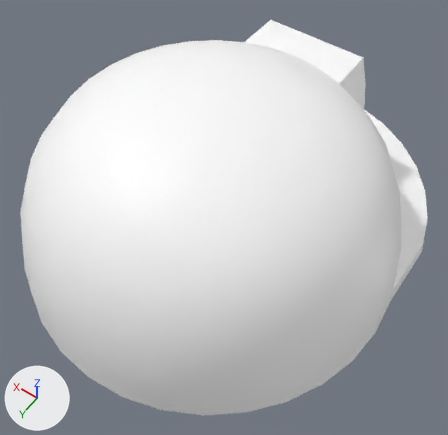
An edit to the FBX model FBX/rescue_workers_helmet.fbx, drawn before and after from the same camera.
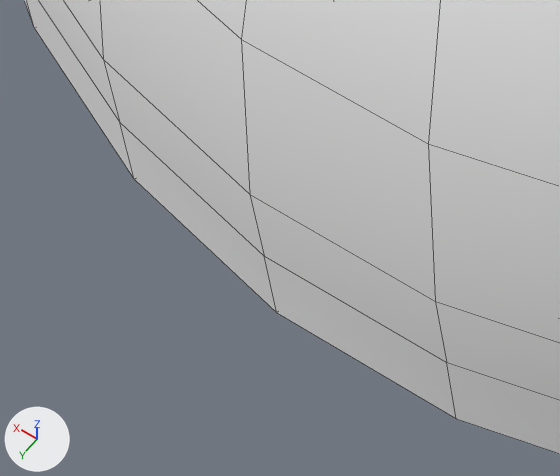
Each version is shown whole from a camera (50 mm lens) standing at (-1.294, 1.699, 2.497) and looking at (-0.111, 0.042, -0.107), then close up on the part from 8% to 31% of the width and 73% to 94% of the height. Arrows for +X, +Y and +Z are at lower left; the lights stay in place. The close-ups show mesh edges as thin lines. Where no turn or scale is listed for an object, it has been applied to the vertices.

Script lines for the objects in view, before the commit:
```python
me_sphere_362 = bpy.data.meshes.new('Sphere.362')
me_sphere_362.from_pydata(...)  # 476 vertices, 499 faces; spans x -1.05..1.05, y -1.46..1.05, z -0.42..0.62
me_sphere_362.materials.append(mat_color)  # picture img_tex_png
ob_sphere_371 = bpy.data.objects.new('Sphere.371', me_sphere_362)
ob_sphere_371.location = (0.0, 0.0, 0.0)
```
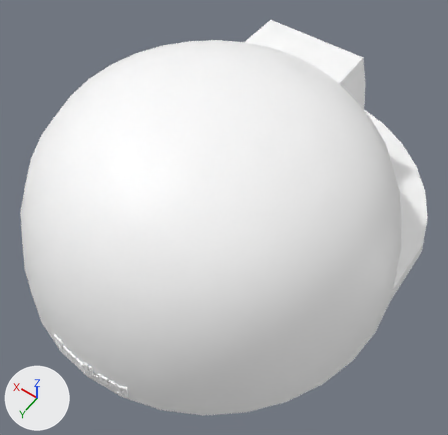
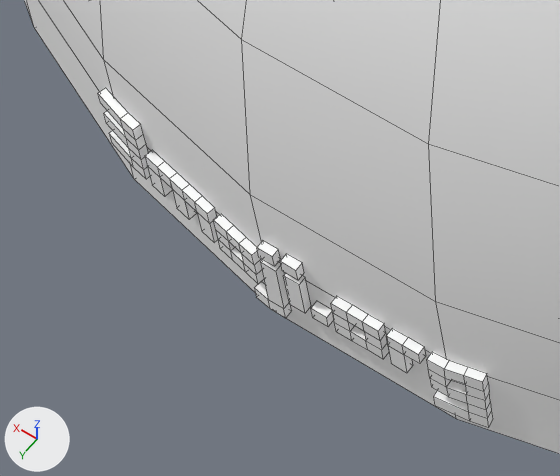
The change, as a list of edits to the scene's bpy script:
```text
Change me_sphere_362:
    used by ob_sphere_371; location = (0.0, 0.0, 0.0)
    remove me_sphere_362.from_pydata(...)  # 476 vertices, 499 faces; spans x -1.05..1.05, y -1.46..1.05, z -0.42..0.62
    add me_sphere_362.from_pydata(...)  # 720 vertices, 727 faces; spans x -1.05..1.05, y -1.46..1.06, z -0.42..0.62
    me_sphere_362 part 1
    244 vertices are added at x -0.24..0.22, y 1.01..1.06, z -0.4..-0.27
    228 new faces join them
```

Location of each change, (x1, y1, x2, y2) in pixels of the close-ups (560 x 476 px):
part 1 of me_sphere_362, added: after (98, 88, 492, 428)
